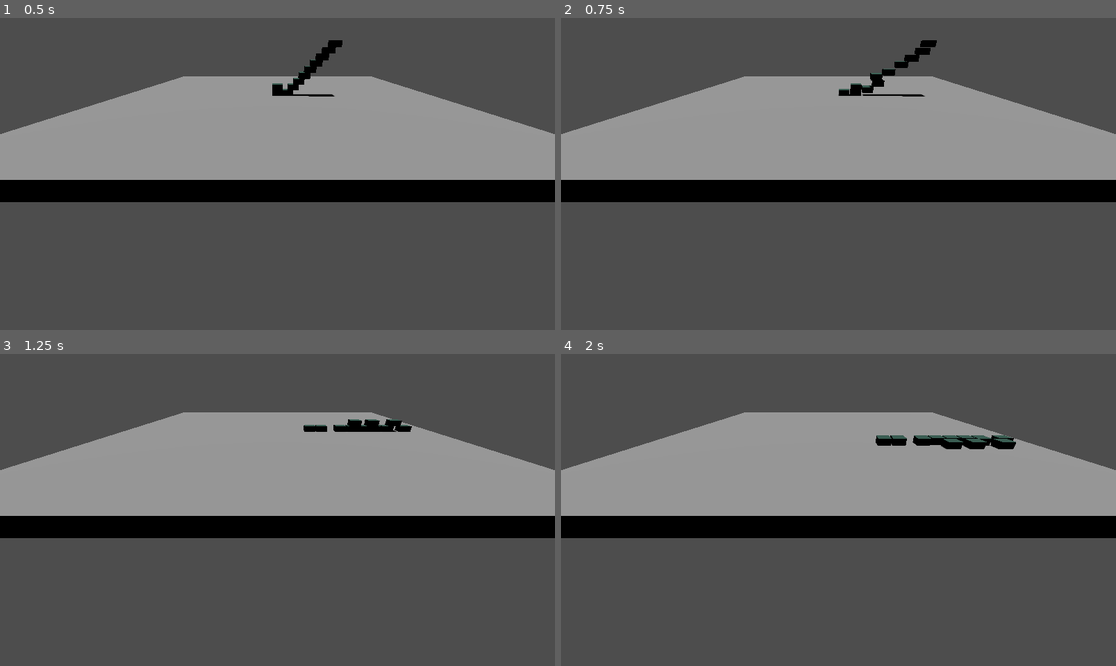
Above: before the commit, frames 1-4 (two rows, left to right).
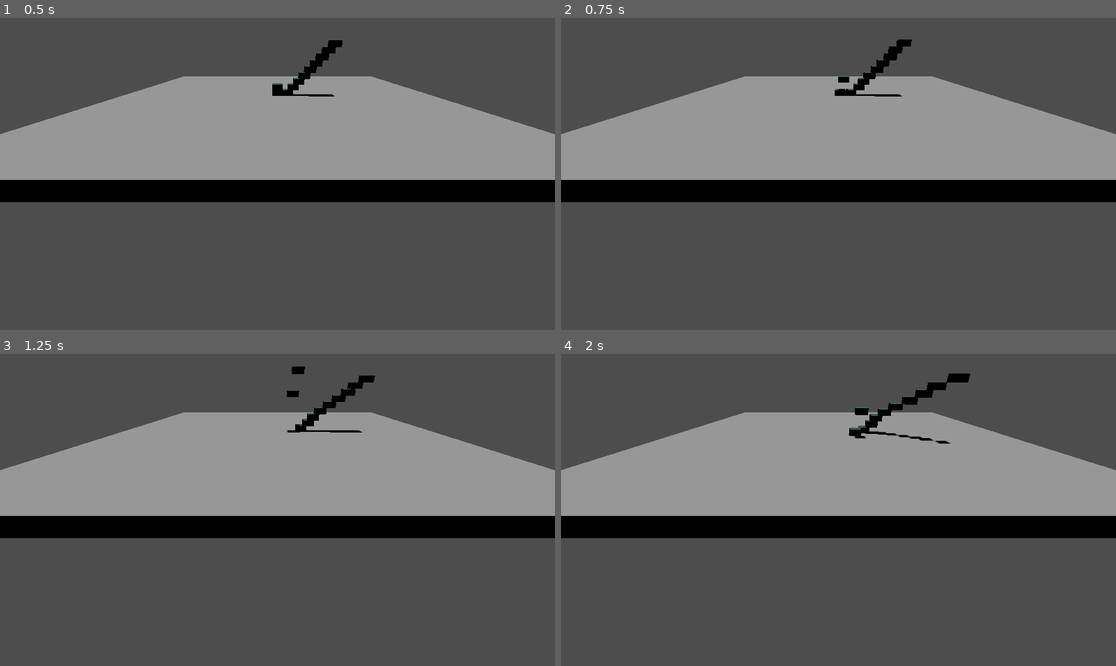
Above: after the commit, the same moments.

Repository: djaessel/godont
Game: Godot game, scene res://main.tscn
The game is run twice, just before and just after one commit, with the same random seed, the same clock (stepped at 60 frames per second) and the same inputs.
Inputs:
- Up to frame 1 (0.5 s): no input
- Up to frame 2 (0.75 s): hold Right (move_right) from 0.53 s (still down); hold Space (jump) from 0.53 s (still down)
- Up to frame 3 (1.25 s): keep holding Right (move_right); keep holding Space (jump)
- Up to frame 4 (2 s): release Right (move_right) at 1.28 s; release Space (jump) at 1.28 s; hold Down (move_back) from 1.28 s (still down); tap Space (jump) at 1.35, 1.52, 1.82 s

Frame 1 is identical in both runs. In frame 2, 0.9% of the frame differs, in the area x 49-68%, y 6-26%; in frame 3, 1.1%; in frame 4, 1.6%, in the area x 51-82%, y 6-31%.

Commit message:
jumping added

Diff:
--- a/main.tscn
+++ b/main.tscn
@@ -25,7 +25,7 @@
 transform = Transform3D(1, 0, 0, 0, -0.0157946, 0.999875, 0, -0.999875, -0.0157946, 0, 16.4687, 0)
 shadow_enabled = true
 
-[node name="Mob" parent="." instance=ExtResource("2_dsjst")]
+[node name="Player" parent="." instance=ExtResource("2_dsjst")]
 
 [node name="Camera3D" type="Camera3D" parent="."]
 transform = Transform3D(1, 0, 0, 0, 0.848048, 0.529919, 0, -0.529919, 0.848048, 0, 8, 42)
--- a/player.gd
+++ b/player.gd
@@ -1,11 +1,14 @@
 extends CharacterBody3D
 
 # How fast the player moves in meters per second.
-@export var speed = 14
+@export var speed = 5
 # The downward acceleration when in the air, in meters per second squared.
 @export var fall_acceleration = 75
 
 var target_velocity = Vector3.ZERO
+
+var maxY = 0.25
+var jumping = false
 
 
 func _physics_process(delta):
@@ -22,15 +25,19 @@
 
 	if direction != Vector3.ZERO:
 		direction = direction.normalized()
-		#$Pivot.basis = Basis.looking_at(direction)
 
 	# Ground Velocity
 	target_velocity.x = direction.x * speed
 	target_velocity.z = direction.z * speed
 
 	# Vertical Velocity
-	if not is_on_floor(): # If in the air, fall towards the floor. Literally gravity
+	if not is_on_floor() and not jumping: # If in the air, fall towards the floor. Literally gravity
 		target_velocity.y = target_velocity.y - (fall_acceleration * delta)
+	elif Input.is_action_pressed("jump") or jumping:
+		target_velocity.y = target_velocity.y + (fall_acceleration * delta)
+		jumping = true
+		if position.y >= maxY:
+			jumping = false
 
 	# Moving the Character
 	velocity = target_velocity
--- a/player.tscn
+++ b/player.tscn
@@ -18,7 +18,7 @@
 [sub_resource type="BoxShape3D" id="BoxShape3D_xor2c"]
 size = Vector3(2, 1, 2)
 
-[node name="Mob" type="CharacterBody3D"]
+[node name="Player" type="CharacterBody3D"]
 script = ExtResource("1_mgqe3")
 
 [node name="MeshInstance3D" type="MeshInstance3D" parent="."]
--- a/project.godot
+++ b/project.godot
@@ -19,26 +19,31 @@
 
 move_left={
 "deadzone": 0.5,
-"events": [Object(InputEventKey,"resource_local_to_scene":fa …(119 unchanged characters)… ressed":false,"pressed":false,"keycode":0,"physical_keycode":4194319,"key_label":0,"unicode":0,"echo":false,"script":null)
+"events": [Object(InputEventKey,"resource_local_to_scene":fa …(119 unchanged characters)… ressed":false,"pressed":false,"keycode":4194319,"physical_keycode":4194319,"key_label":4194319,"unicode":0,"echo":false,"script":null)
+, Object(InputEventKey,"resource_local_to_scene":false,"resource_name":"","device":-1,"window_id":0,"alt_pressed":false,"shift_pressed":false,"ctrl_pressed":false,"meta_pressed":false,"pressed":false,"keycode":0,"physical_keycode":65,"key_label":0,"unicode":97,"echo":false,"script":null)
 ]
 }
 move_right={
 "deadzone": 0.5,
 "events": [Object(InputEventKey,"resource_local_to_scene":false,"resource_name":"","device":-1,"window_id":0,"alt_press …(182 unchanged characters)…
+, Object(InputEventKey,"resource_local_to_scene":false,"resource_name":"","device":-1,"window_id":0,"alt_pressed":false,"shift_pressed":false,"ctrl_pressed":false,"meta_pressed":false,"pressed":false,"keycode":0,"physical_keycode":68,"key_label":0,"unicode":100,"echo":false,"script":null)
 ]
 }
 move_back={
 "deadzone": 0.5,
 "events": [Object(InputEventKey,"resource_local_to_scene":false,"resource_name":"","device":-1,"window_id":0,"alt_press …(182 unchanged characters)…
+, Object(InputEventKey,"resource_local_to_scene":false,"resource_name":"","device":-1,"window_id":0,"alt_pressed":false,"shift_pressed":false,"ctrl_pressed":false,"meta_pressed":false,"pressed":false,"keycode":0,"physical_keycode":83,"key_label":0,"unicode":115,"echo":false,"script":null)
 ]
 }
 move_forward={
 "deadzone": 0.5,
 "events": [Object(InputEventKey,"resource_local_to_scene":false,"resource_name":"","device":-1,"window_id":0,"alt_press …(182 unchanged characters)…
+, Object(InputEventKey,"resource_local_to_scene":false,"resource_name":"","device":-1,"window_id":0,"alt_pressed":false,"shift_pressed":false,"ctrl_pressed":false,"meta_pressed":false,"pressed":false,"keycode":0,"physical_keycode":87,"key_label":0,"unicode":119,"echo":false,"script":null)
 ]
 }
 jump={
 "deadzone": 0.5,
 "events": [Object(InputEventKey,"resource_local_to_scene":false,"resource_name":"","device":-1,"window_id":0,"alt_pressed":false,"shift_pressed":false,"ctrl_pressed":false,"meta_pressed":false,"pressed":false,"keycode":0,"physical_keycode":32,"key_label":0,"unicode":32,"echo":false,"script":null)
+, Object(InputEventMouseButton,"resource_local_to_scene":false,"resource_name":"","device":-1,"window_id":0,"alt_pressed":false,"shift_pressed":false,"ctrl_pressed":false,"meta_pressed":false,"button_mask":0,"position":Vector2(0, 0),"global_position":Vector2(0, 0),"factor":1.0,"button_index":1,"canceled":false,"pressed":false,"double_click":false,"script":null)
 ]
 }
